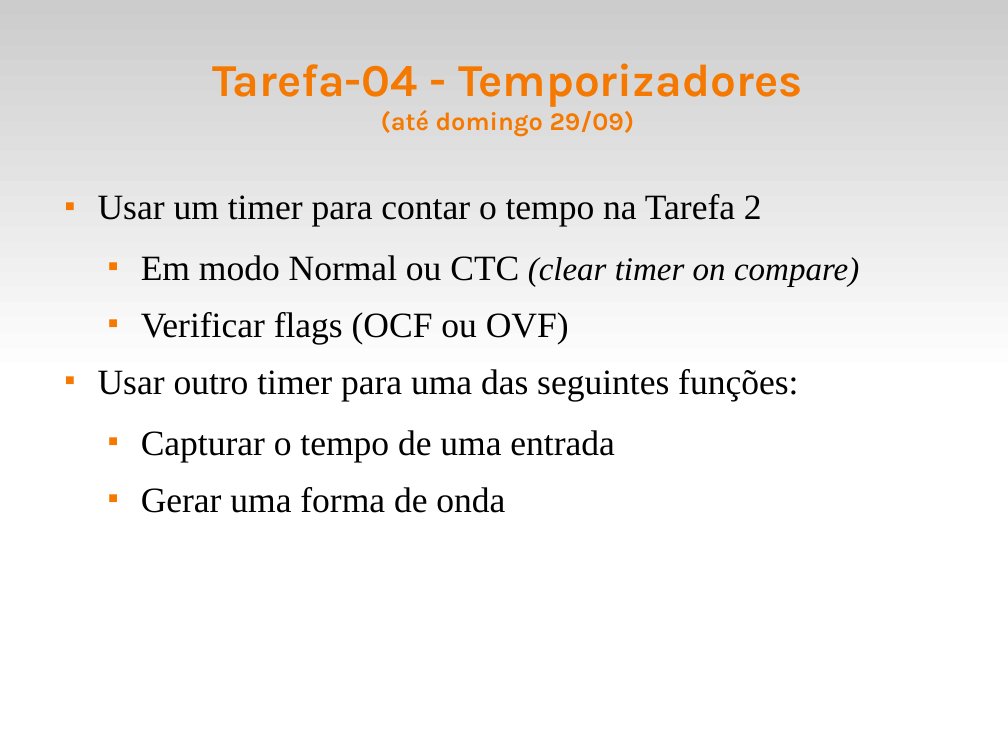
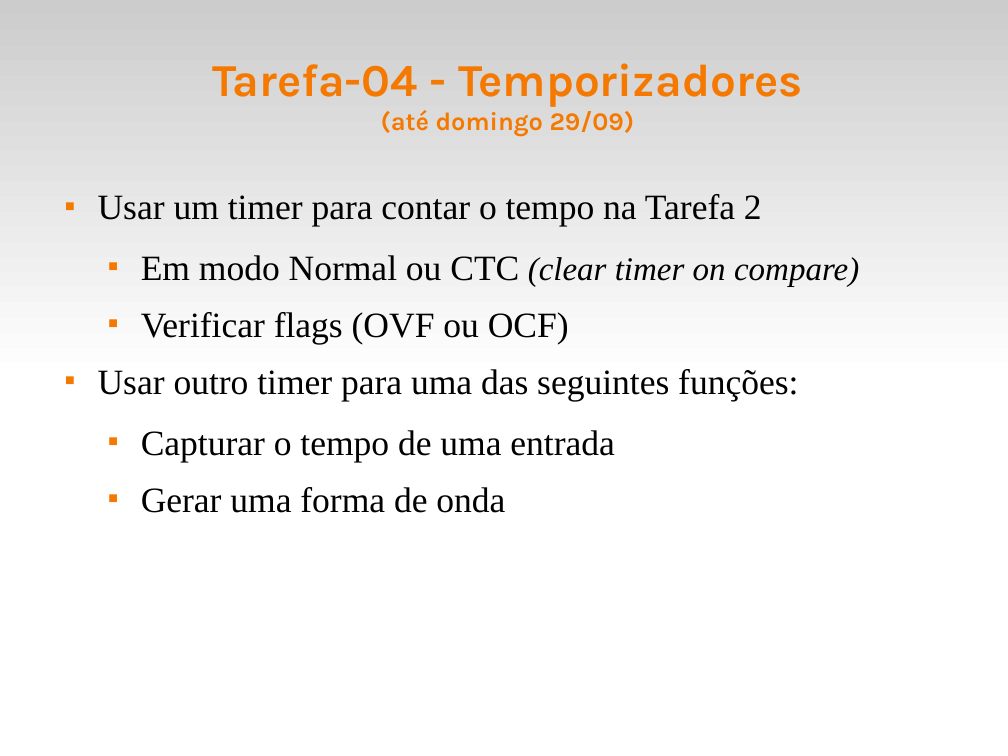
Before and after one commit to fsantanna-uerj/SE, a slide deck: slide 15 of Slides/se-00-intro.odp. Drawn at 1008x756 pixels with LibreOffice and Linux fonts; fonts in the diff are those of the drawing. Boxes give left, top, right and bottom in pixels: in the first picture for what was removed or moved away, otherwise in the second. Text is boxed around its words. In the diff, an @@ line names an element or a change of style, - is before the commit and + after.

```diff
--- a/Slides/se-00-intro.odp
+++ b/Slides/se-00-intro.odp
@@ text at [141,312,569,344]: text changed @@
-  ■ Verificar flags (OCF ou OVF)
+  ■ Verificar flags (OVF ou OCF)
```
Also in this commit, not shown: 1 other file.
